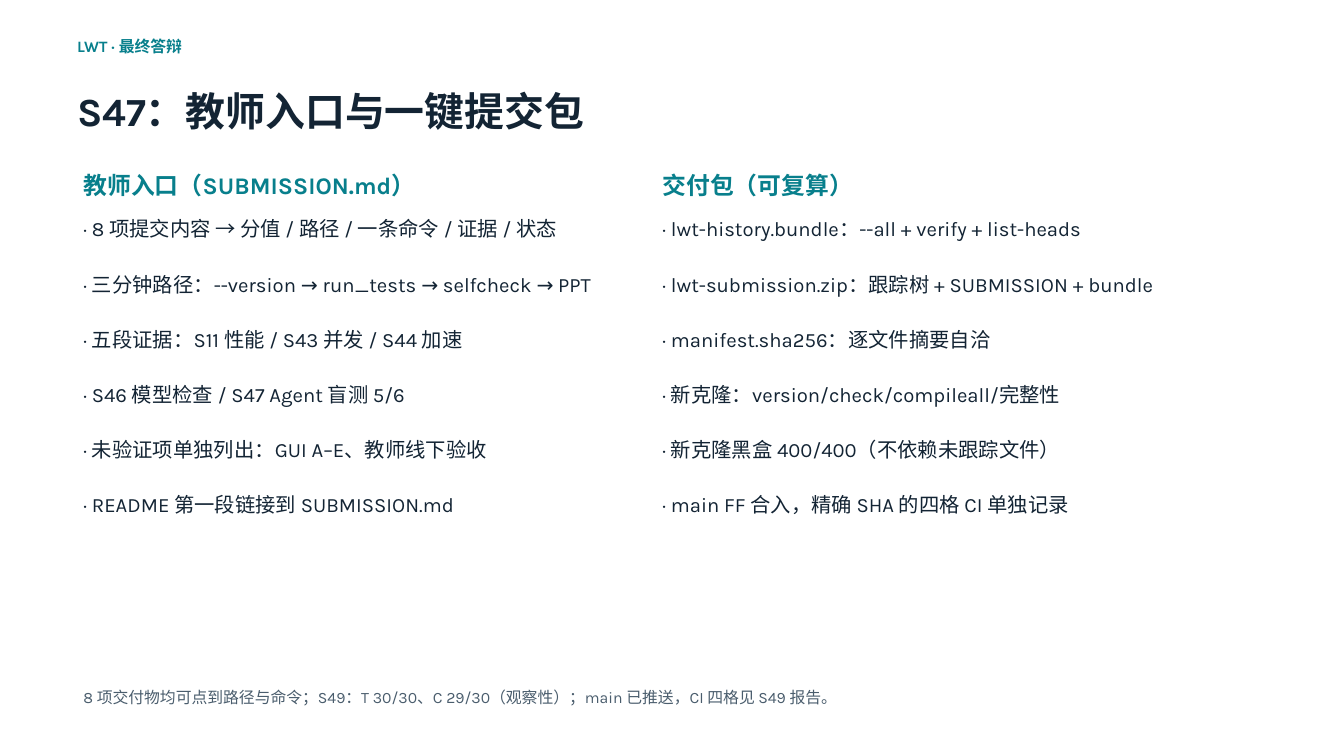
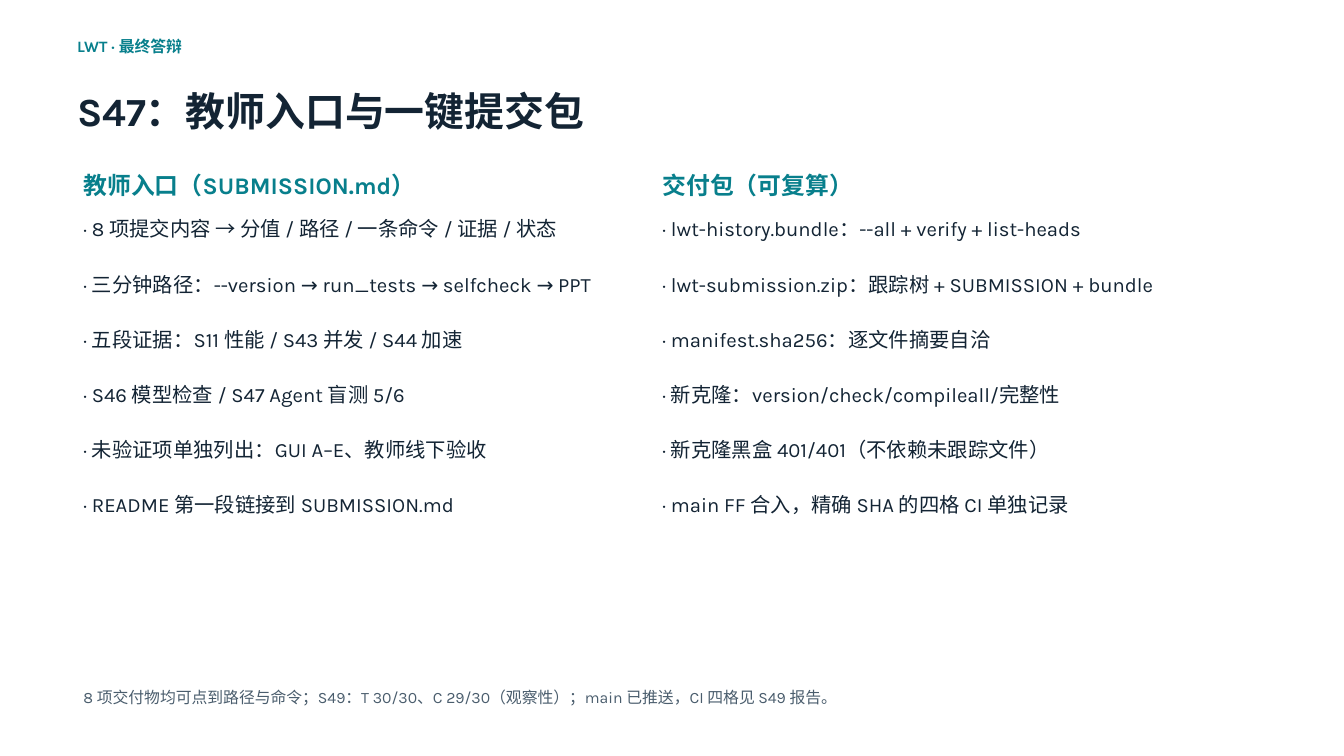
Before and after one commit to 05T1925/Interpreted-general-purpose-scripting-language-LWT, a slide deck: slide 20 of slides/LWT介绍.pptx. Drawn at 1344x756 pixels with LibreOffice and Linux fonts; fonts in the diff are those of the drawing. Boxes give left, top, right and bottom in pixels: in the first picture for what was removed or moved away, otherwise in the second. Text is boxed around its words. In the diff, an @@ line names an element or a change of style, - is before the commit and + after.

```diff
--- a/slides/LWT介绍.pptx
+++ b/slides/LWT介绍.pptx
@@ text at (x1=671, y1=439, x2=1049, y2=459): text changed @@
-· 新克隆黑盒 400/400（不依赖未跟踪文件）
+· 新克隆黑盒 401/401（不依赖未跟踪文件）
```
Also in this commit, not shown: 4 other slides changed, 37 other files.
